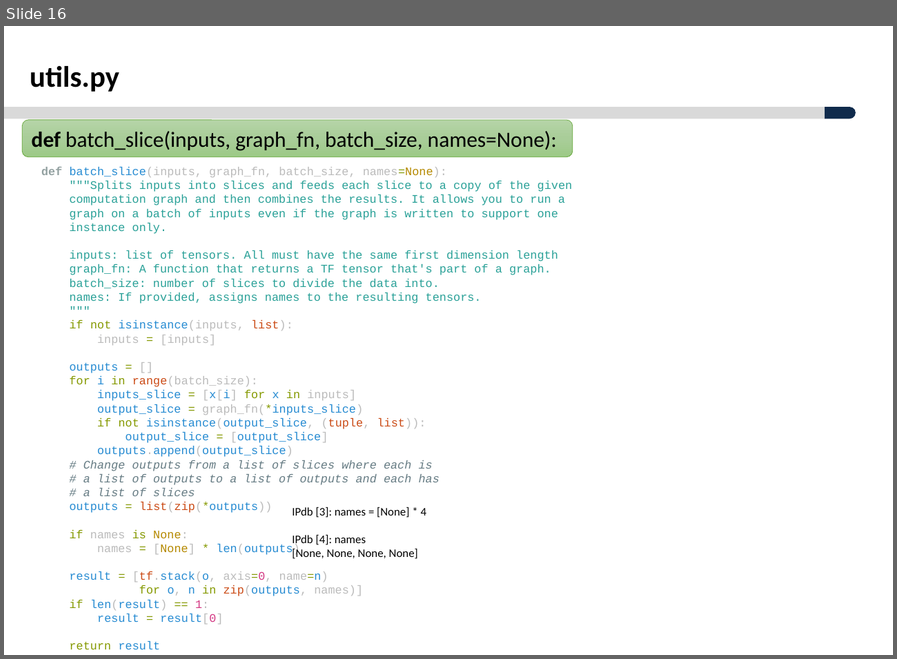
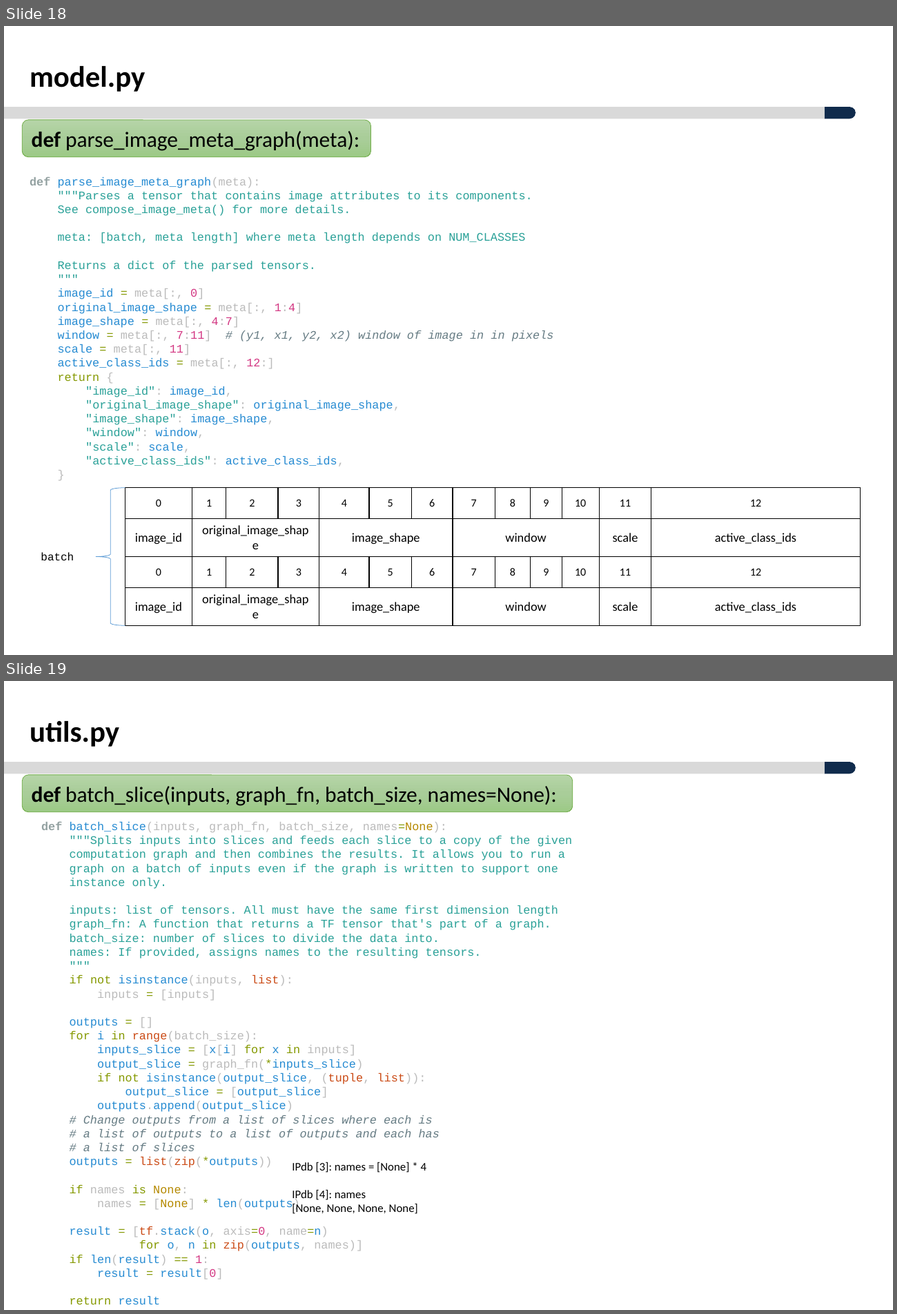
Before and after one commit to ksyoon70/Mask-RCNN-TF2, a slide deck: Masked-RCNN_분석_V1.0.pptx. Shown one above the other, each under a label of ours: slide 16 before the commit, slides 18 and 19 after it. The pictures are 897x659 and 897x1314 pixels, drawn with LibreOffice and Linux fonts; fonts in the diff are those of the drawing; background and template pictures are left out. Boxes give left, top, right and bottom in pixels: in the first picture for what was removed or moved away, otherwise in the second. Text is boxed around its words. In the diff, an @@ line names an element or a change of style, - is before the commit and + after.

```diff
--- a/Masked-RCNN_분석_V1.0.pptx
+++ b/Masked-RCNN_분석_V1.0.pptx
@@ slide 18 added at (4, 26, 893, 655), background #FFFFFF; not listed: 2 template elements that a slide beside it also shows @@
@@ text added at (30, 66, 145, 92), 28 pt, text #000000, bold @@
+model.py
@@ rounded rectangle added at (22, 120, 371, 157), fill gradient #B5D5A7 to #AACE9A to #9CC987, outline #70AD47 0.5 pt, 20.5 pt, text #000000 @@
+def parse_image_meta_graph(meta):
@@ text added at (30, 176, 554, 466), 11 pt, text #2AA198 @@
+def parse_image_meta_graph(meta):
+"""Parses a tensor that contains image attributes to its components.
+See compose_image_meta() for more details.
+meta: [batch, meta length] where meta length depends on NUM_CLASSES
+Returns a dict of the parsed tensors.
+"""
+image_id = meta[:, 0]
+original_image_shape = meta[:, 1:4]
+image_shape = meta[:, 4:7]
+window = meta[:, 7:11] # (y1, x1, y2, x2) window of image in in pixels
+scale = meta[:, 11]
+active_class_ids = meta[:, 12:]
+return {
+"image_id": image_id,
+"original_image_shape": original_image_shape,
+"image_shape": image_shape,
+"window": window,
+"scale": scale,
+"active_class_ids": active_class_ids,
+}
@@ left brace added at (96, 488, 125, 625), outline #5B9BD5 0.5 pt @@
@@ table added at (125, 488, 860, 615), 2 rows, 13 columns @@
+0 | 1 | 2 | 3 | 4 | 5 | 6 | 7 | 8 | 9 | 10 | 11 | 12
+image_id | original_image_shape |  |  | image_shape |  |  | window |  |  |  | scale | active_class_ids
@@ text added at (41, 552, 74, 560), 10.5 pt, text #000000 @@
+batch
@@ table added at (125, 556, 860, 625), 2 rows, 13 columns @@
+0 | 1 | 2 | 3 | 4 | 5 | 6 | 7 | 8 | 9 | 10 | 11 | 12
+image_id | original_image_shape |  |  | image_shape |  |  | window |  |  |  | scale | active_class_ids
@@ what was slide 16 is now slide 19 @@
```
Also in this commit, not shown: 1 slide changed, 5 other slides added.
